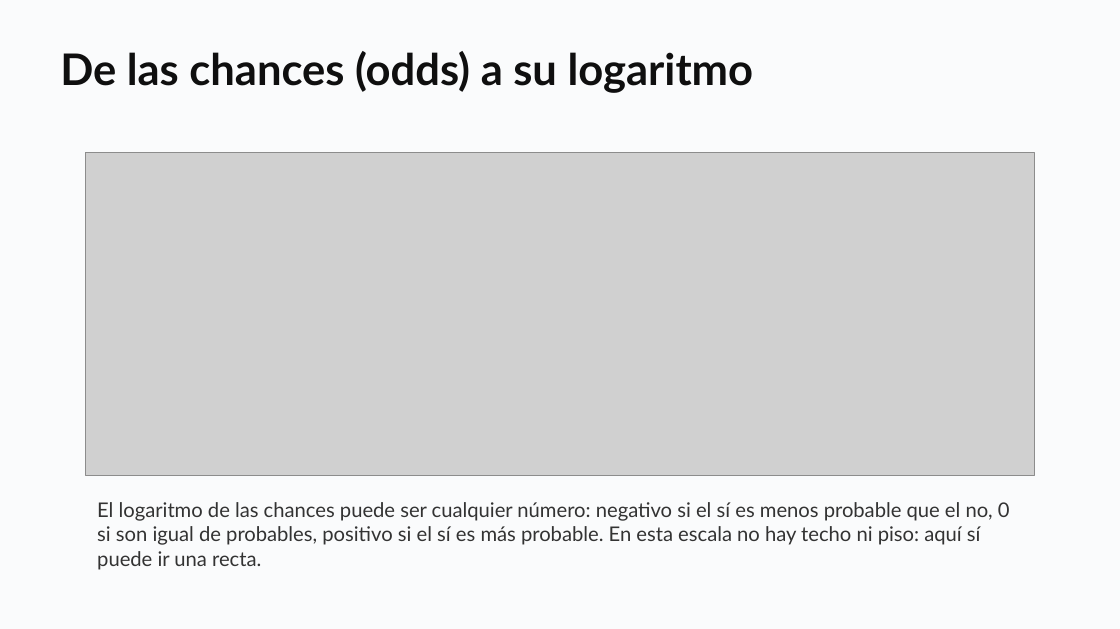
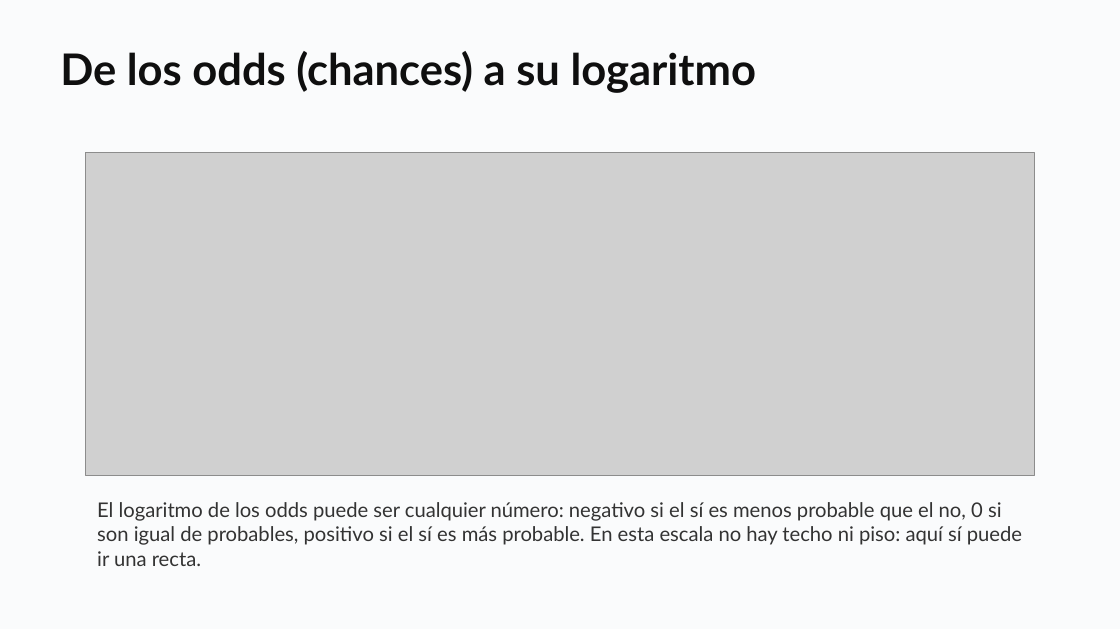
Before and after one commit to daniopitz/diplomado-cdd, a slide deck: slide 14 of presentaciones/clase06_regresion_logistica.pptx. Drawn at 1120x629 pixels with LibreOffice and Linux fonts; fonts in the diff are those of the drawing; grey boxes stand for pictures. Boxes give left, top, right and bottom in pixels: in the first picture for what was removed or moved away, otherwise in the second. Text is boxed around its words. In the diff, an @@ line names an element or a change of style, - is before the commit and + after.

```diff
--- a/presentaciones/clase06_regresion_logistica.pptx
+++ b/presentaciones/clase06_regresion_logistica.pptx
@@ text at box(60, 51, 757, 93): text changed @@
-De las chances (odds) a su logaritmo
+De los odds (chances) a su logaritmo
@@ text at box(97, 502, 1022, 566): text changed @@
-El logaritmo de las chances puede ser cualquier número: negativo si el sí es menos probable que el no, 0 si son igual de probables, positivo si el sí es más probable. En esta escala no hay techo ni piso: aquí sí puede ir una recta.
+El logaritmo de los odds puede ser cualquier número: negativo si el sí es menos probable que el no, 0 si son igual de probables, positivo si el sí es más probable. En esta escala no hay techo ni piso: aquí sí puede ir una recta.
```
Also in this commit, not shown: 8 other slides changed, 5 other files.
